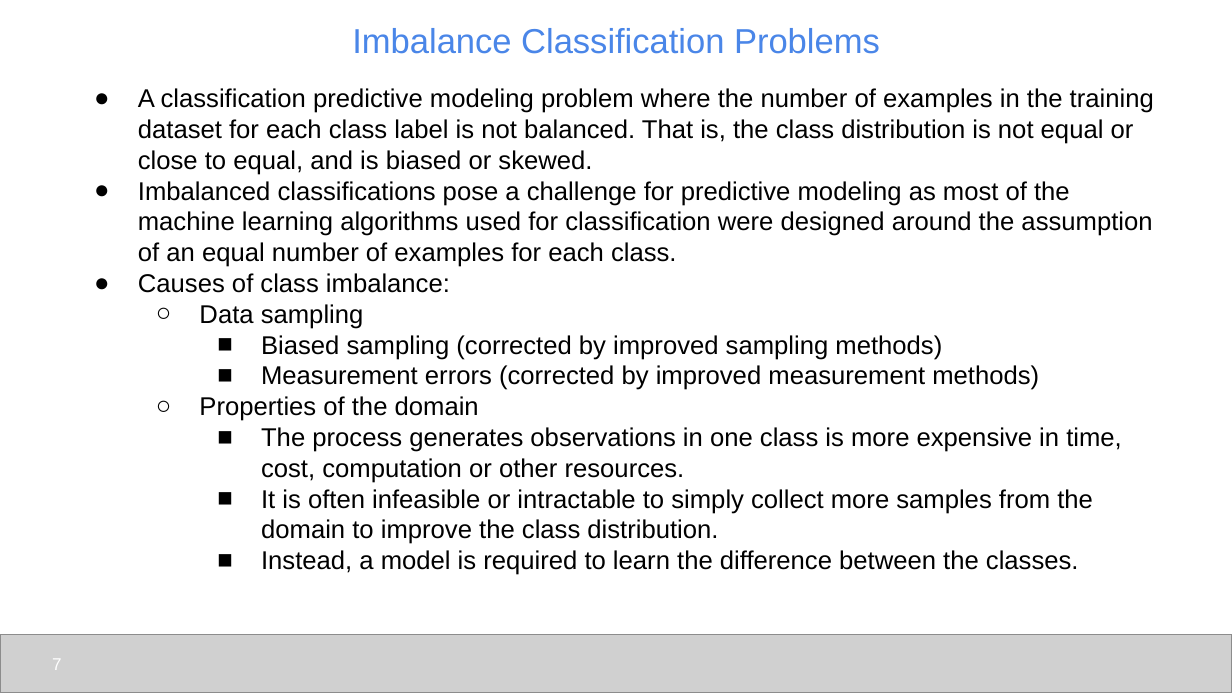
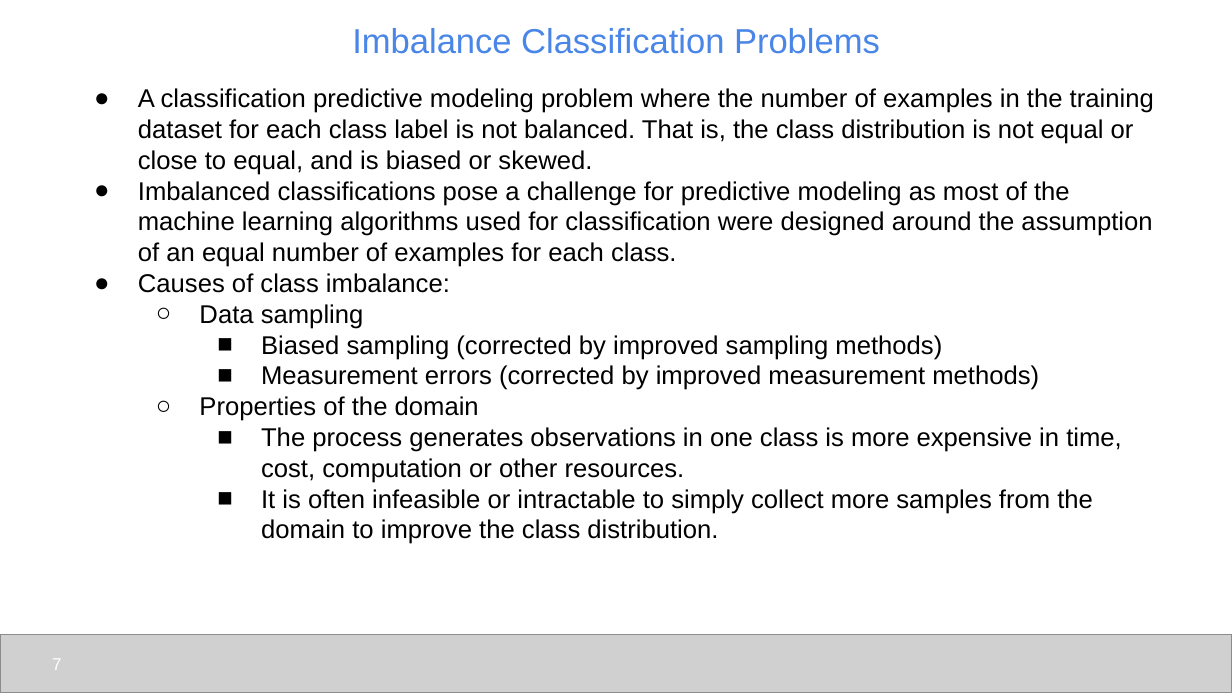
Before and after one commit to udel-cbcb/al_ml_workshop, a slide deck: slide 7 of Day_3/Lectures/Day_3_Lecture_Feature_Engineering_Scaling_Selection.pptx. Drawn at 1232x693 pixels with LibreOffice and Linux fonts; fonts in the diff are those of the drawing; grey boxes stand for pictures. Boxes give left, top, right and bottom in pixels: in the first picture for what was removed or moved away, otherwise in the second. Text is boxed around its words. In the diff, an @@ line names an element or a change of style, - is before the commit and + after.

```diff
--- a/Day_3/Lectures/Day_3_Lecture_Feature_Engineering_Scaling_Selection.pptx
+++ b/Day_3/Lectures/Day_3_Lecture_Feature_Engineering_Scaling_Selection.pptx
@@ text at [261, 550, 1079, 575]: paragraph removed @@
-    ■ Instead, a model is required to learn the difference between the classes.
```
Also in this commit, not shown: 2 other slides changed.
